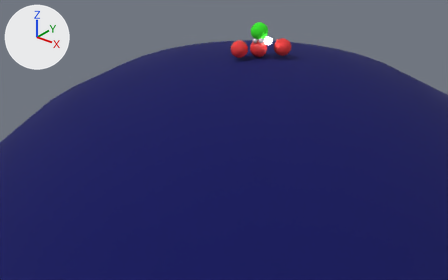
The FBX model Ray-Tracer/scenes/Basic.fbx, before and after one commit.
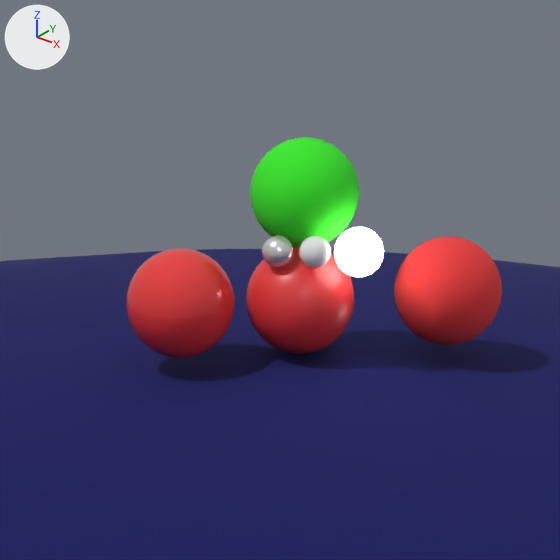
Each version appears first from a 50 mm camera at (39.6, -55.9, 22.5) aimed at (0.1, -6.5, -8.1), and next in a close-up on the part from 47% to 67% of the width and 0% to 32% of the height. Every picture has the same lights, and +X, +Y and +Z are marked at upper left. Where no turn or scale is listed for an object, it has been applied to the vertices.
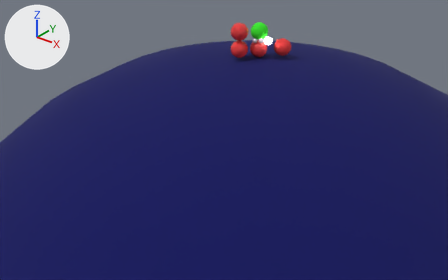
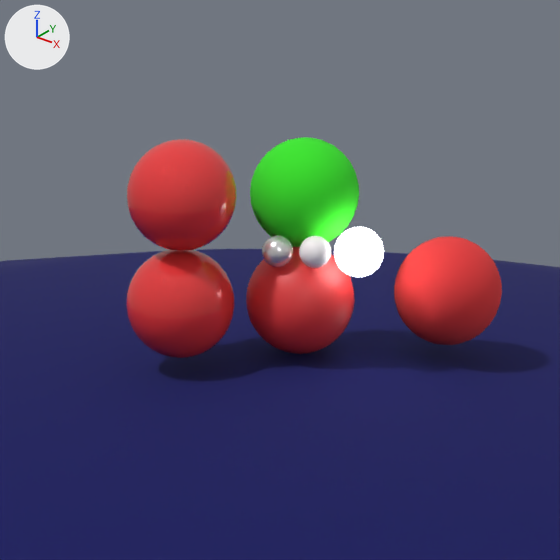
The change, as a diff of the scene's bpy script:
```diff
--- a/Ray-Tracer/scenes/Basic.fbx.py
+++ b/Ray-Tracer/scenes/Basic.fbx.py
@@ mat_red_full_shine_001 @@
+mat_red_full_shine_001 = principled_material('Red Full Shine.001')
+mat_red_full_shine_001.base_color = (0.8, 0.0442, 0.0459)  # red #e73b3c
+mat_red_full_shine_001.roughness = 0.0
@@ me_sphere_008 @@
+me_sphere_008.from_pydata(...)  # a UV sphere (32 segments, 16 rings, poles along z) spanning x -1.0..1.0, y -1.0..1.0, z -1.0..1.0
+me_sphere_008.materials.append(mat_red_full_shine_001)  # red #e73b3c
@@ ob_sphere_008 @@
+ob_sphere_008 = bpy.data.objects.new('Sphere.008', me_sphere_008)
+ob_sphere_008.location = (-1.47, -1.71, 3.08)
```

Changed parts and their boxes [x1, y1, x2, y2] in the close-ups (560 x 560 px):
'Sphere.008', added (red)
    after: [127, 139, 237, 251]
